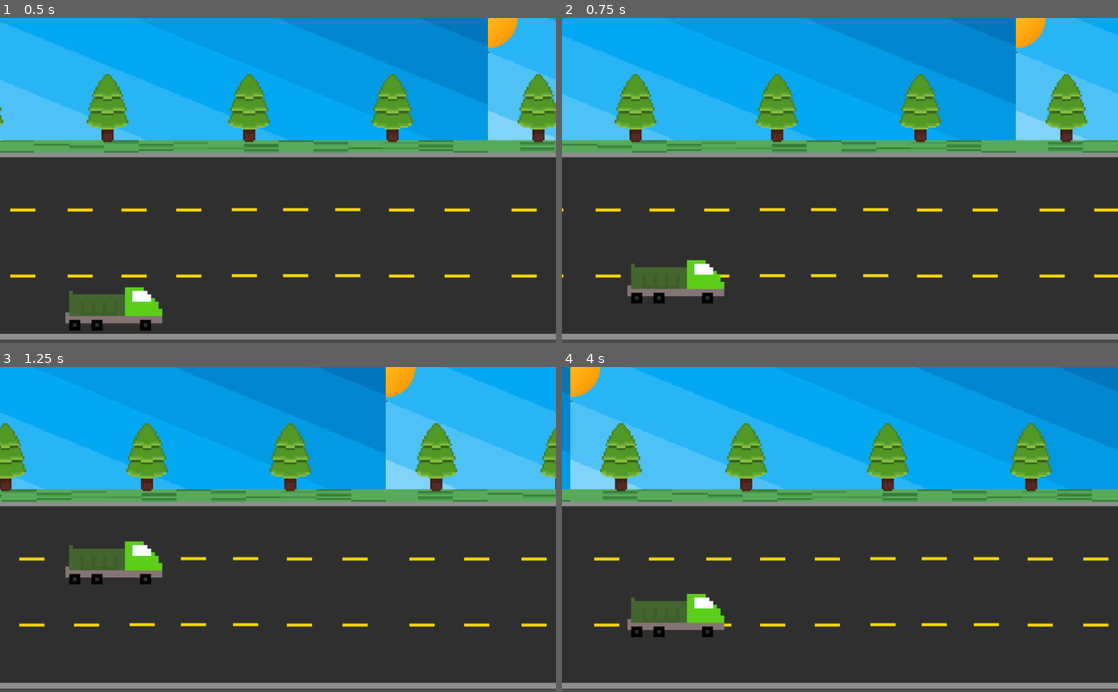
Above: before the commit, frames 1-4 (two rows, left to right).
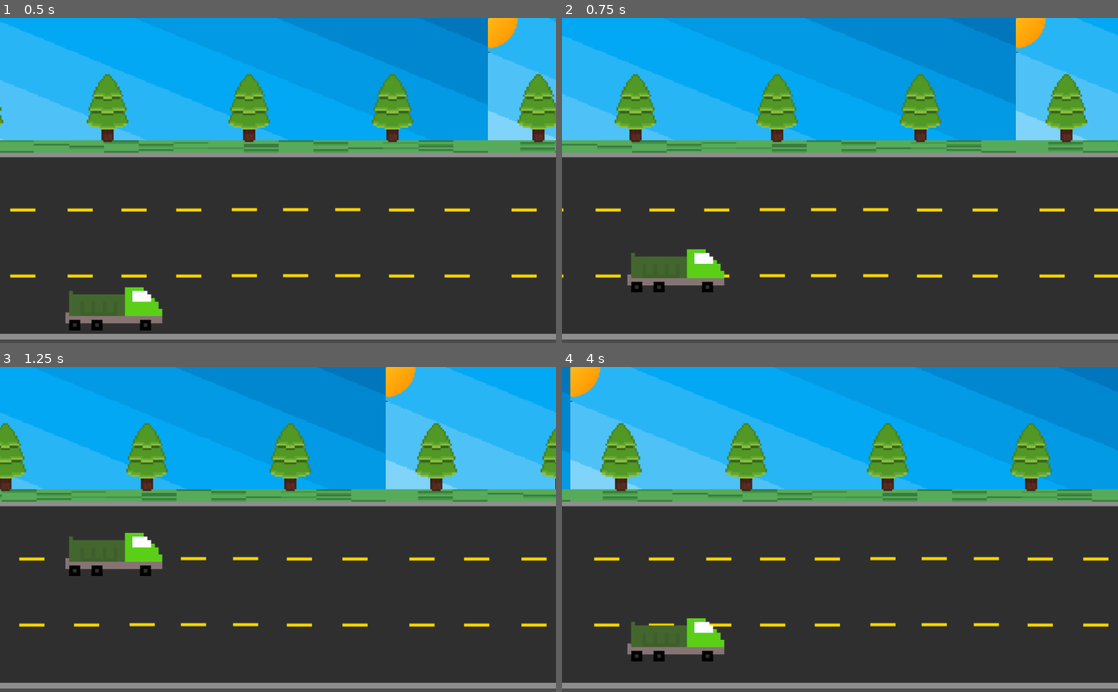
Above: after the commit, the same moments.

Repository: 2023M1T6-Inteli/grupo1
Game: Godot game, scene res://NodeRoad.tscn
The game is run twice, just before and just after one commit, with the same random seed, the same clock (stepped at 60 frames per second) and the same inputs.
Inputs:
- Up to frame 1 (0.5 s): no input
- Up to frame 2 (0.75 s): hold Up (ui_up) from 0.53 s (still down)
- Up to frame 3 (1.25 s): keep holding Up (ui_up)
- Up to frame 4 (4 s): release Up (ui_up) at 1.28 s; hold Down (ui_down) 1.28-2.03 s; hold Up (ui_up) 2.03-3.53 s; hold Down (ui_down) from 3.53 s (still down)

Frame 1 is identical in both runs. In frame 2, 1.8% of the frame differs, in the area x 11-30%, y 71-88%; in frame 3, 1.5%; in frame 4, 2.9%, in the area x 11-30%, y 69-91%.

Commit message:
increase truck speed

Diff:
--- a/src/JACQUIS/Truck.gd
+++ b/src/JACQUIS/Truck.gd
@@ -1,6 +1,6 @@
 extends KinematicBody2D
 
-const Y_DELTA = 250
+const Y_DELTA = 350
 
 # Called when the node enters the scene tree for the first time.
 func _ready():
